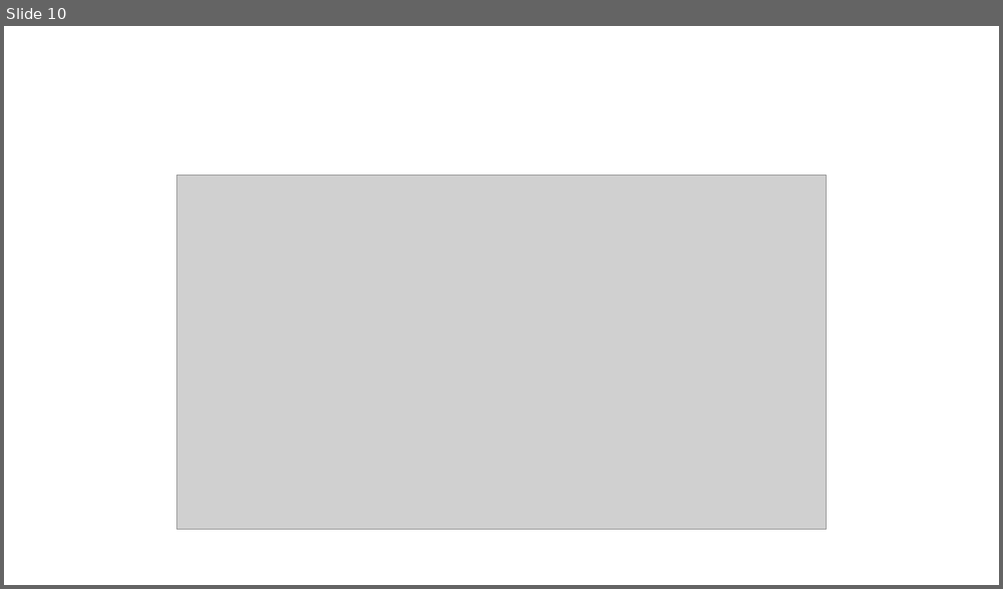
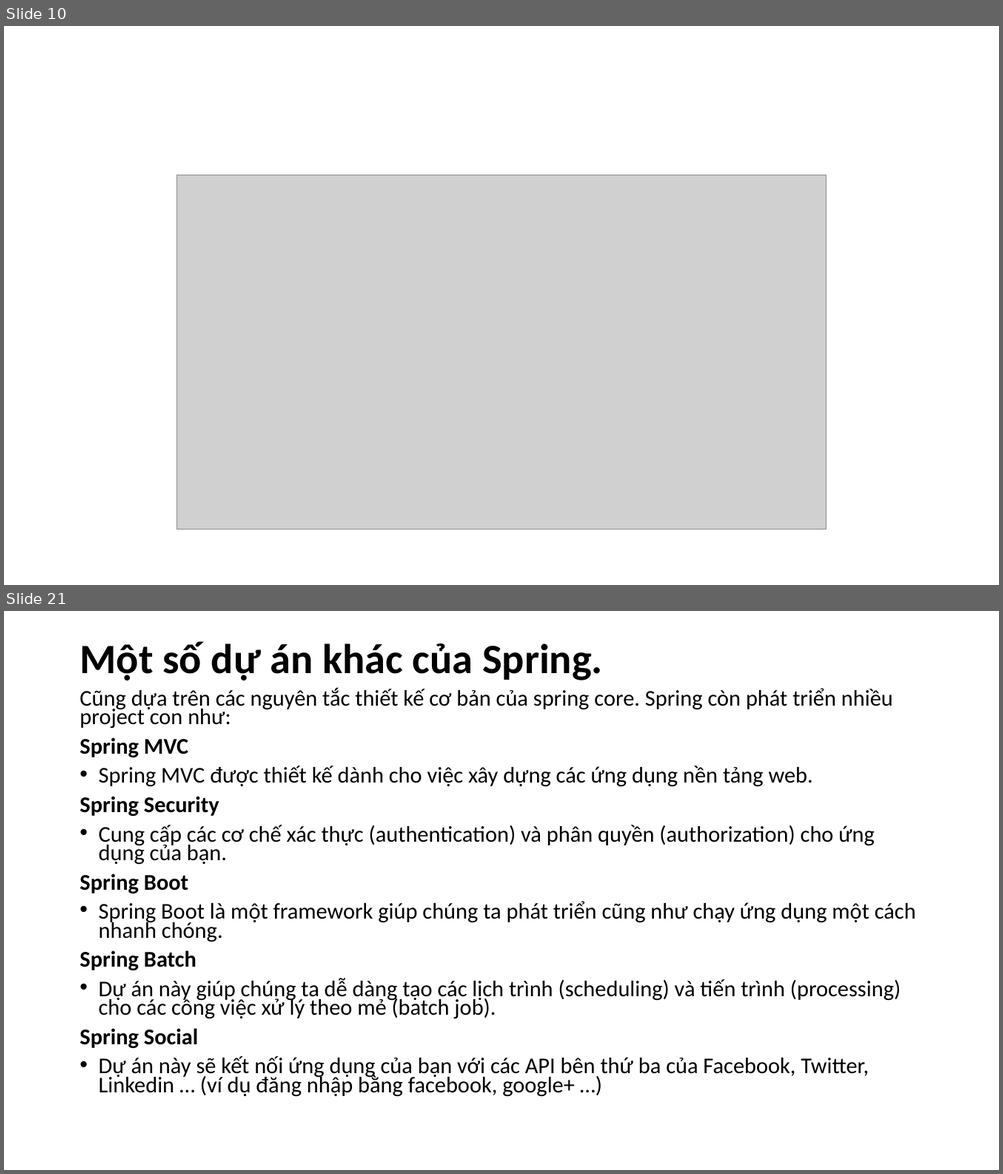
Before and after one commit to hoanghiep8921/t3h_demo, a slide deck: slide-t3h/Webservices.pptx. Shown one above the other, each under a label of ours: slide 10 before the commit, slides 10 and 21 after it; the slides between them are not shown. The pictures are 1003x589 and 1003x1174 pixels, drawn with LibreOffice and Linux fonts; fonts in the diff are those of the drawing; grey boxes stand for pictures. Boxes give left, top, right and bottom in pixels: in the first picture for what was removed or moved away, otherwise in the second. Text is boxed around its words. In the diff, an @@ line names an element or a change of style, - is before the commit and + after.

```diff
--- a/slide-t3h/Webservices.pptx
+++ b/slide-t3h/Webservices.pptx
@@ slide 21 added at <box>4,611,999,1170</box>, background #FFFFFF @@
@@ text added at <box>79,641,916,1097</box>, 21.7 pt, text #000000 @@
+Một số dự án khác của Spring.
+Cũng dựa trên các nguyên tắc thiết kế cơ bản của spring core. Spring còn phát triển nhiều project con như:
+Spring MVC
+• Spring MVC được thiết kế dành cho việc xây dựng các ứng dụng nền tảng web.
+Spring Security
+• Cung cấp các cơ chế xác thực (authentication) và phân quyền (authorization) cho ứng dụng của bạn.
+Spring Boot
+• Spring Boot là một framework giúp chúng ta phát triển cũng như chạy ứng dụng một cách nhanh chóng.
+Spring Batch
+• Dự án này giúp chúng ta dễ dàng tạo các lịch trình (scheduling) và tiến trình (processing) cho các công việc xử lý theo mẻ (batch job).
+Spring Social
+• Dự án này sẽ kết nối ứng dụng của bạn với các API bên thứ ba của Facebook, Twitter, Linkedin … (ví dụ đăng nhập bằng facebook, google+ …)
```
Also in this commit, not shown: 3 slides changed, 11 other slides added, 1 slide removed, 2 other files.
